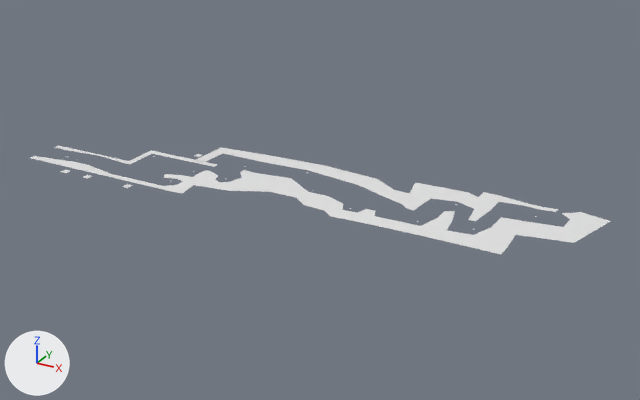
The Blender file level.blend: old version first, new version second.
Both versions are drawn from a 50 mm camera at (180.9, -171.3, 92.2) aimed at (76.2, 19.0, -3.0). The axes (+X, +Y, +Z) are drawn at lower left. The lights are the same throughout.

The first picture shows 'Terrain.Bottom', 'Terrain.Top2'.
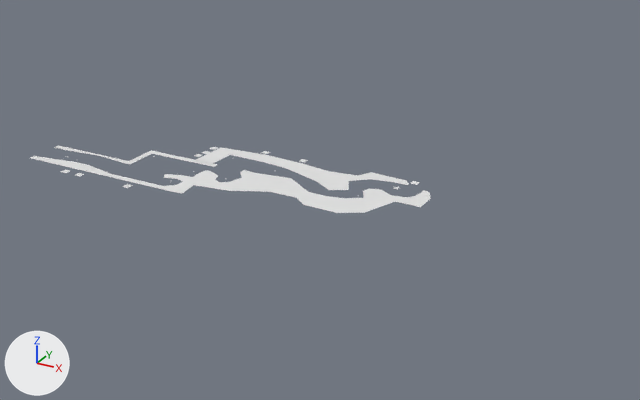
Edits to the bpy script that builds the scene:
```text
Change me_terrain_bottom:
    used by ob_terrain_bottom; location = (0.0, 0.0, 0.0)
    remove me_terrain_bottom.from_pydata(...)  # 74 vertices, 37 faces; spans x -9.0..148.0, y -1.0..38.0, z 0.0
    add me_terrain_bottom.from_pydata(...)  # 57 vertices, 29 faces; spans x -9.0..104.0, y -1.0..32.0, z 0.0
    me_terrain_bottom part 1
    28 vertices are removed from x 91.0..148.0, y 6.0..38.0, z 0.0
    15 faces are deleted
    6 vertices move from x 84.0..102.0, y 5.0..14.0, z 0.0 to x 85.0..93.0, y 8.0..27.0, z 0.0
    11 vertices are added at x 87.0..104.0, y 21.0..32.0, z 0.0
    7 new faces join them
Change me_plane_002:
    used by ob_terrain_top2; location = (132.8, 36.2, 0.0)
    remove me_plane_002.from_pydata(...)  # 36 vertices, 17 faces; spans x -98.7..2.5, y -18.0..2.2, z 0.0
    add me_plane_002.from_pydata(...)  # 20 vertices, 9 faces; spans x -98.7..-37.4, y -16.4..0.4, z 0.0
    me_plane_002 part 2
    32 vertices are removed from x -95.2..2.5, y -18.0..2.2, z 0.0
    17 faces are deleted
    16 vertices are added at x -92.6..-37.4, y -16.4..0.4, z 0.0
    9 new faces join them
Remove ob_key_012:
    ob_key_012 = bpy.data.objects.new('Key.012', me_key)
    ob_key_012.location = (111.4, 27.2, 0.0)
Add ob_lock_124:
    ob_lock_124 = bpy.data.objects.new('Lock.124', me_lock_002.copy())  # the mesh of ob_lock_68
    ob_lock_124.location = (96.4, 35.5, 0.0)
Add ob_lock_104:
    ob_lock_104 = bpy.data.objects.new('Lock.104', me_lock_002.copy())  # the mesh of ob_lock_68
    ob_lock_104.location = (48.7, 35.8, 0.0)
Add ob_lock_96:
    ob_lock_96 = bpy.data.objects.new('Lock.96', me_lock_002.copy())  # the mesh of ob_lock_68
    ob_lock_96.location = (33.3, 31.4, 0.0)
Add ob_lock_76:
    ob_lock_76 = bpy.data.objects.new('Lock.76', me_lock_002)
    ob_lock_76.location = (33.4, 27.5, 0.0)
```

What differs and where, as boxes [x1, y1, x2, y2] in the pictures (640 x 400 px):
'Terrain.Bottom', reshaped (31% narrower, 41% shorter): before [30, 156, 610, 254]; after [30, 156, 431, 213]
'Terrain.Top2', reshaped (41% narrower, 41% shorter): before [196, 147, 559, 221]; after [196, 147, 409, 190]
'Lock.124', added: after [411, 181, 420, 185]
'Lock.76', added: after [202, 151, 210, 154]
'Lock.104', added: after [262, 151, 270, 154]
'Lock.96', added: after [210, 147, 218, 150]
part 1 of me_terrain_bottom, cut back: before [305, 196, 610, 254]; after [305, 189, 431, 213]
